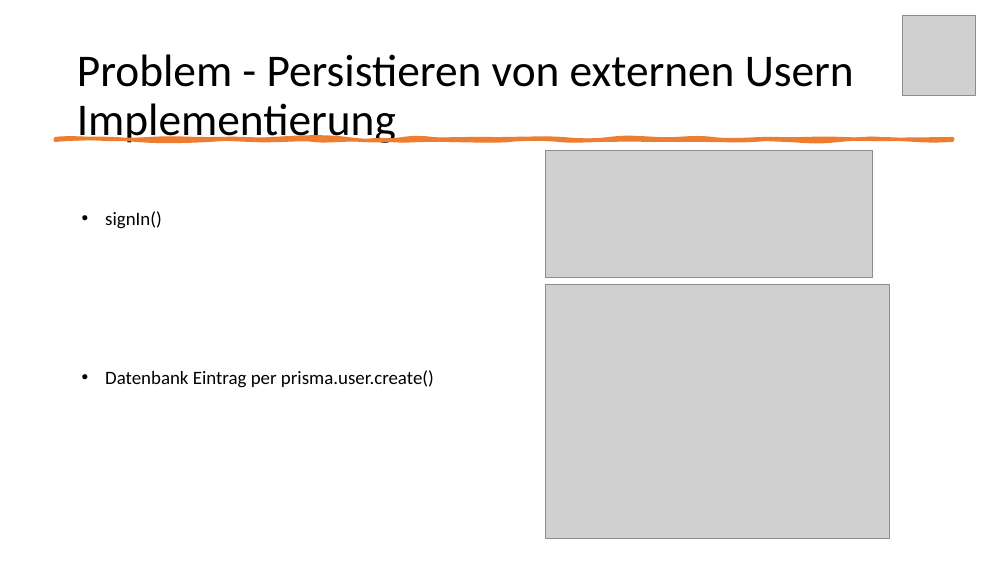
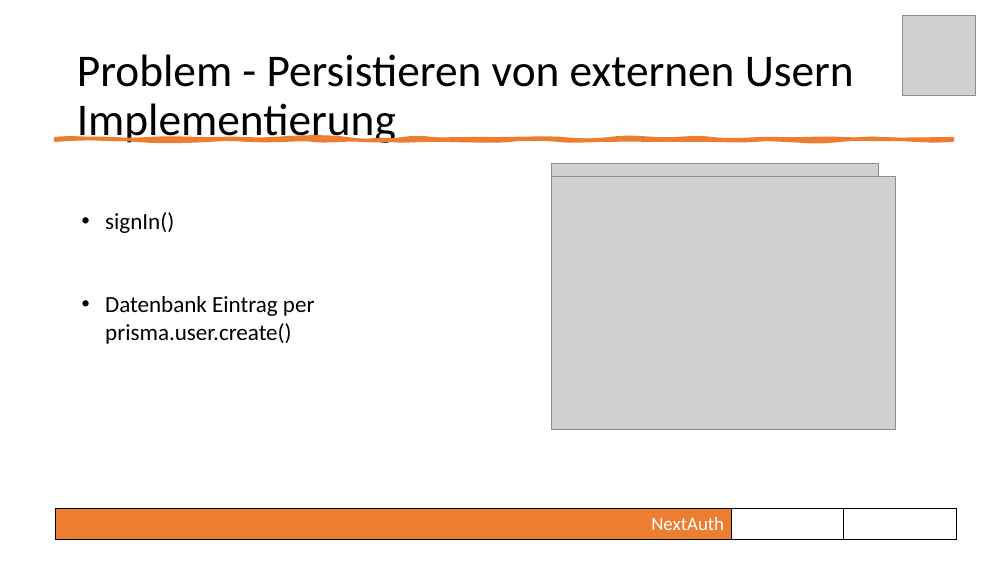
Before and after one commit to RocordJavaScript2023/realtime, a slide deck: slide 12 of presentation/realtime.pptx. Drawn at 1008x567 pixels with LibreOffice and Linux fonts; fonts in the diff are those of the drawing; grey boxes stand for pictures. Boxes give left, top, right and bottom in pixels: in the first picture for what was removed or moved away, otherwise in the second. Text is boxed around its words. In the diff, an @@ line names an element or a change of style, - is before the commit and + after.

```diff
--- a/presentation/realtime.pptx
+++ b/presentation/realtime.pptx
@@ picture: place and size @@
-picture at (546, 150, 873, 278)
+picture at (552, 163, 879, 290)
@@ picture: place and size @@
-picture at (546, 284, 889, 538)
+picture at (552, 176, 895, 430)
@@ text "signIn()" at (105, 212, 315, 344): size 18 to 22 pt @@
@@ table added at (55, 508, 953, 539), 1 rows, 8 columns @@
+ |  |  |  |  | NextAuth |  | 
```
Also in this commit, not shown: 16 other slides changed.
